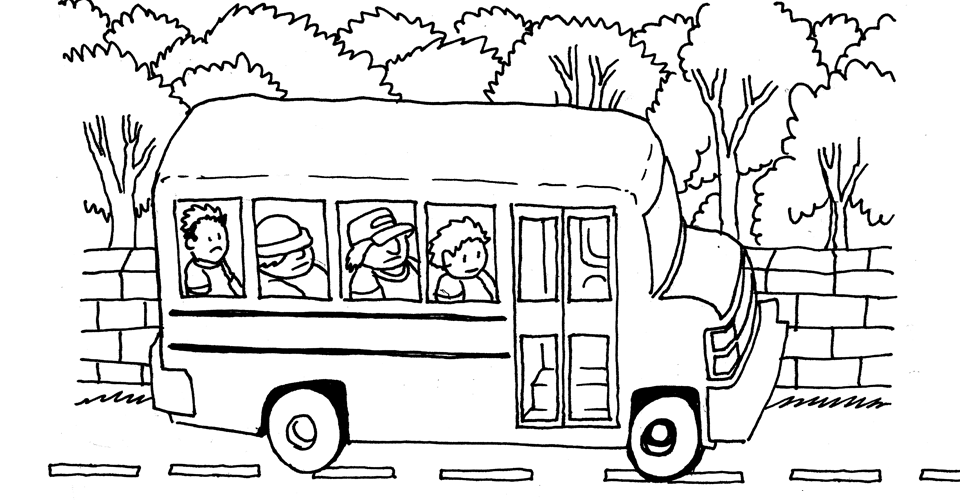
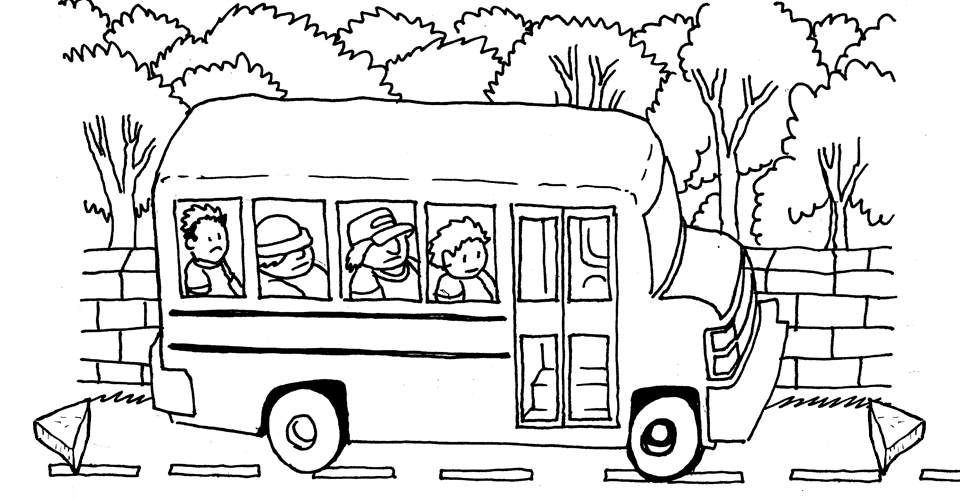
The second 960px x 500px image is a revision of the first. Changes to its layers:
added layer "Layer 4" above "Layer 3 copy 2" over [33, 397, 926, 476]
